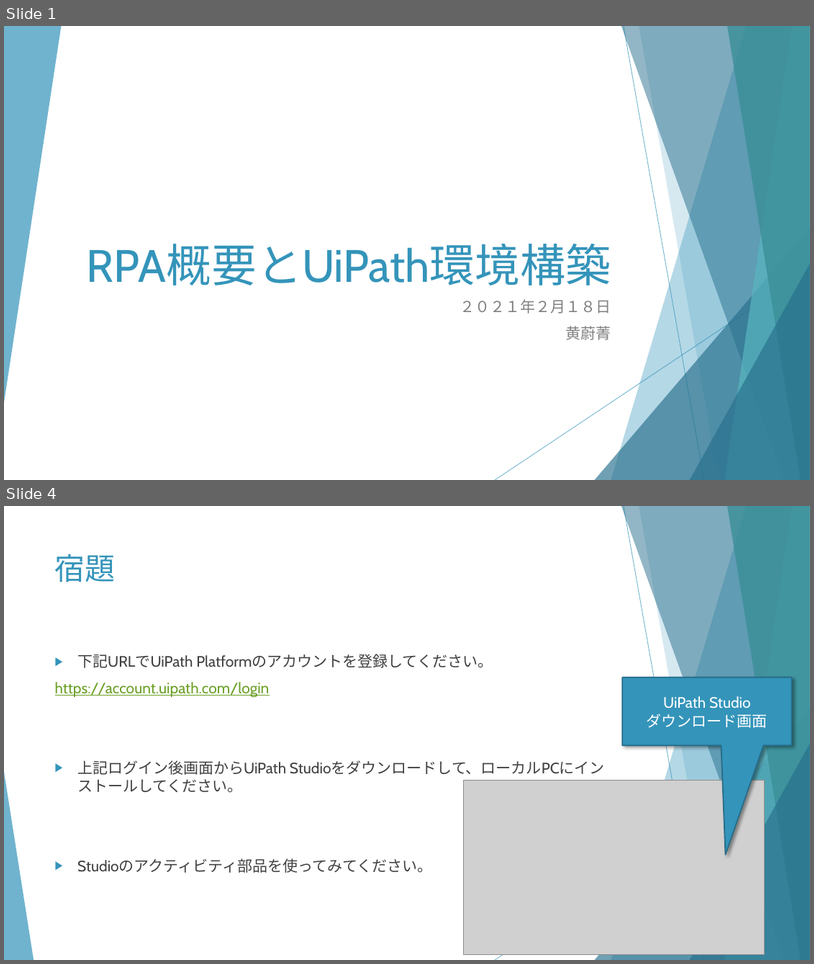
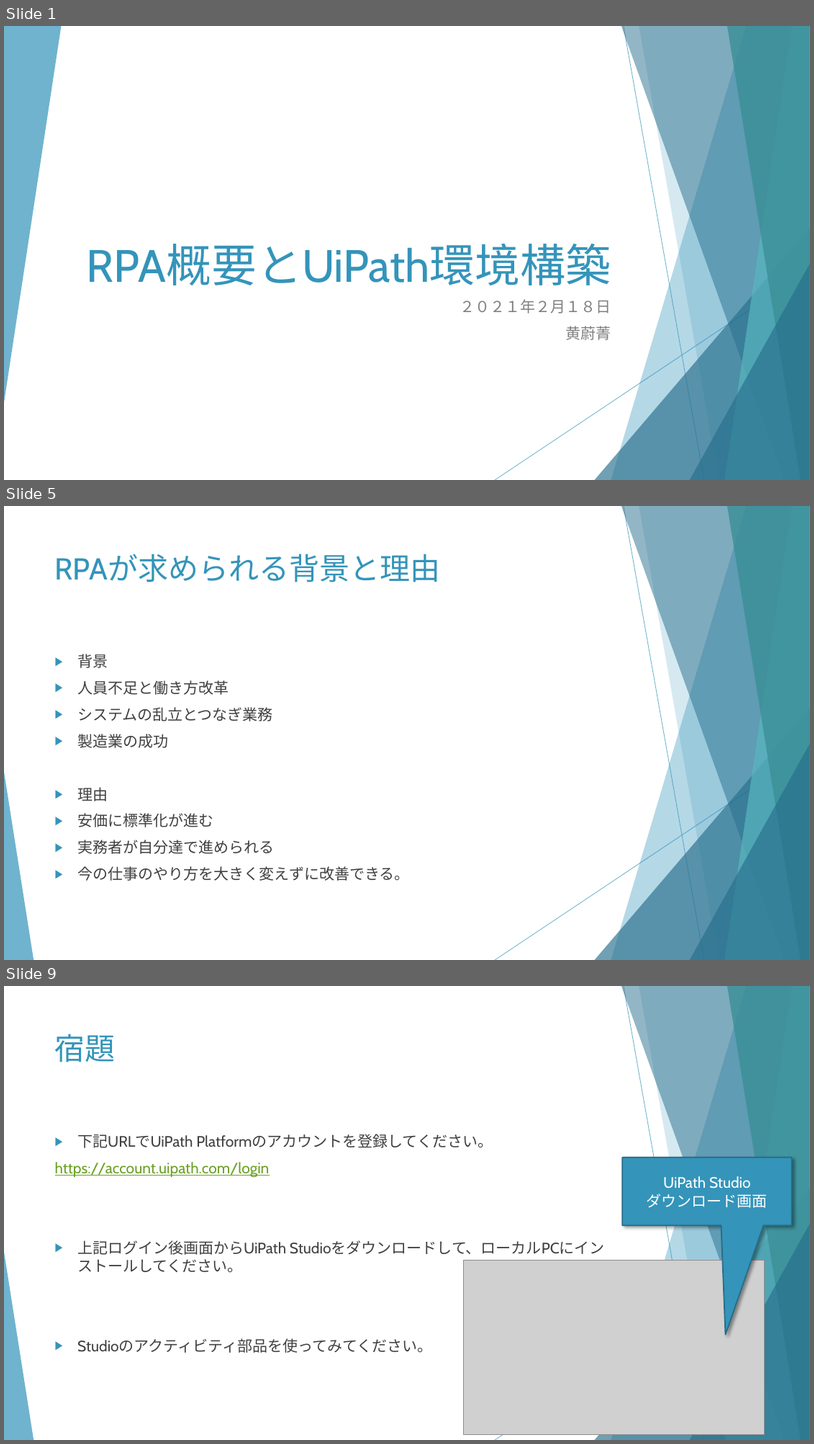
Before and after one commit to huangweijing/rpastudy, a slide deck: 020_RPA技術実施/20210218_RPA概要とUiPath環境構築/20210218_RPA概要とUiPath環境構築.pptx. Shown one above the other, each under a label of ours: slides 1 and 4 before the commit, slides 1, 5 and 9 after it; the slides between them are not shown. The pictures are 814x964 and 814x1444 pixels, drawn with LibreOffice and Linux fonts; fonts in the diff are those of the drawing; grey boxes stand for pictures. Boxes give left, top, right and bottom in pixels: in the first picture for what was removed or moved away, otherwise in the second. Text is boxed around its words. In the diff, an @@ line names an element or a change of style, - is before the commit and + after.

```diff
--- a/020_RPA技術実施/20210218_RPA概要とUiPath環境構築/20210218_RPA概要とUiPath環境構築.pptx
+++ b/020_RPA技術実施/20210218_RPA概要とUiPath環境構築/20210218_RPA概要とUiPath環境構築.pptx
@@ slide 5 added at (x1=4, y1=506, x2=810, y2=960), background #FFFFFF; not listed: 10 template elements that a slide beside it also shows @@
@@ title added at (x1=55, y1=554, x2=441, y2=582), 36 pt, text #3494BA @@
+RPAが求められる背景と理由
@@ text added at (x1=77, y1=654, x2=410, y2=880), 18 pt, text #404040 @@
+▶ 背景
+▶ 人員不足と働き方改革
+▶ システムの乱立とつなぎ業務
+▶ 製造業の成功
+▶ 理由
+▶ 安価に標準化が進む
+▶ 実務者が自分達で進められる
+▶ 今の仕事のやり方を大きく変えずに改善できる。
@@ what was slide 4 is now slide 9 @@
```
Also in this commit, not shown: 1 slide changed, 5 other slides added, 1 slide removed, 2 other files.
